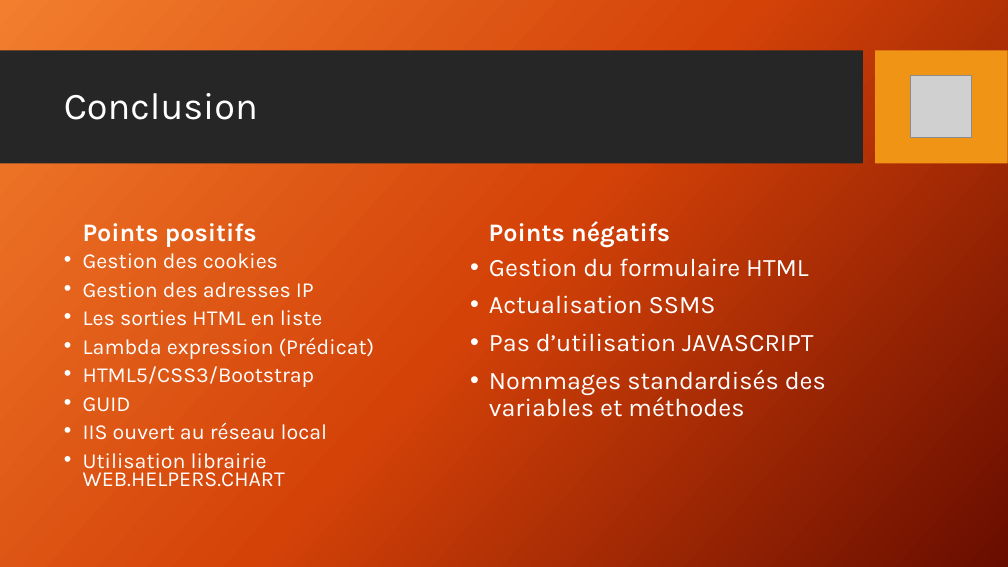
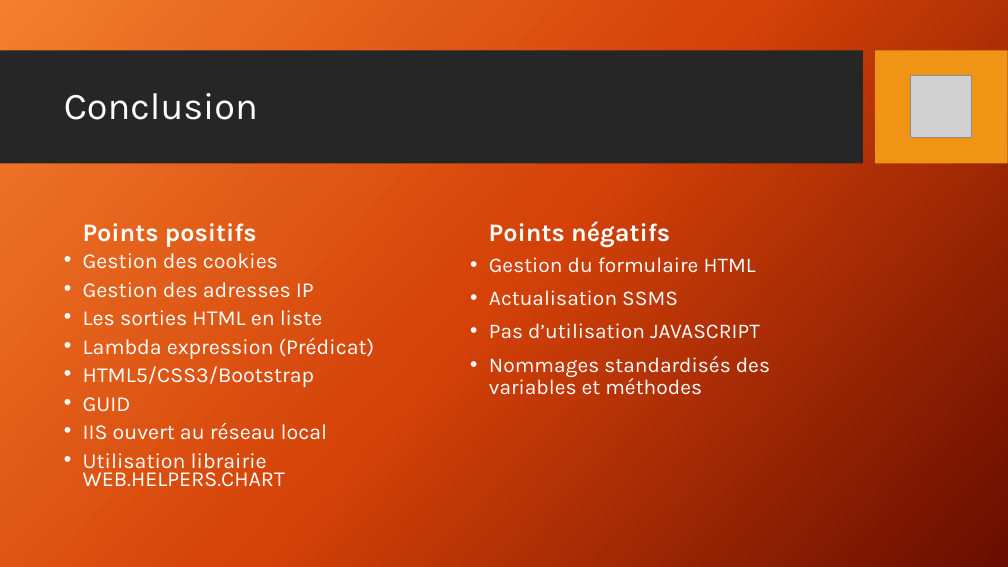
Before and after one commit to cedricbannelier/Projet1, a slide deck: slide 8 of DossierPresentation/Présentation.pptx. Drawn at 1008x567 pixels with LibreOffice and Linux fonts; fonts in the diff are those of the drawing; grey boxes stand for pictures; background and template pictures are left out. Boxes give left, top, right and bottom in pixels: in the first picture for what was removed or moved away, otherwise in the second. Text is boxed around its words. In the diff, an @@ line names an element or a change of style, - is before the commit and + after.

```diff
--- a/DossierPresentation/Présentation.pptx
+++ b/DossierPresentation/Présentation.pptx
@@ text "Gestion du formulaire HTML" at box(489, 257, 770, 395): size 24 to 20 pt @@
```
Also in this commit, not shown: 1 other slide changed.
